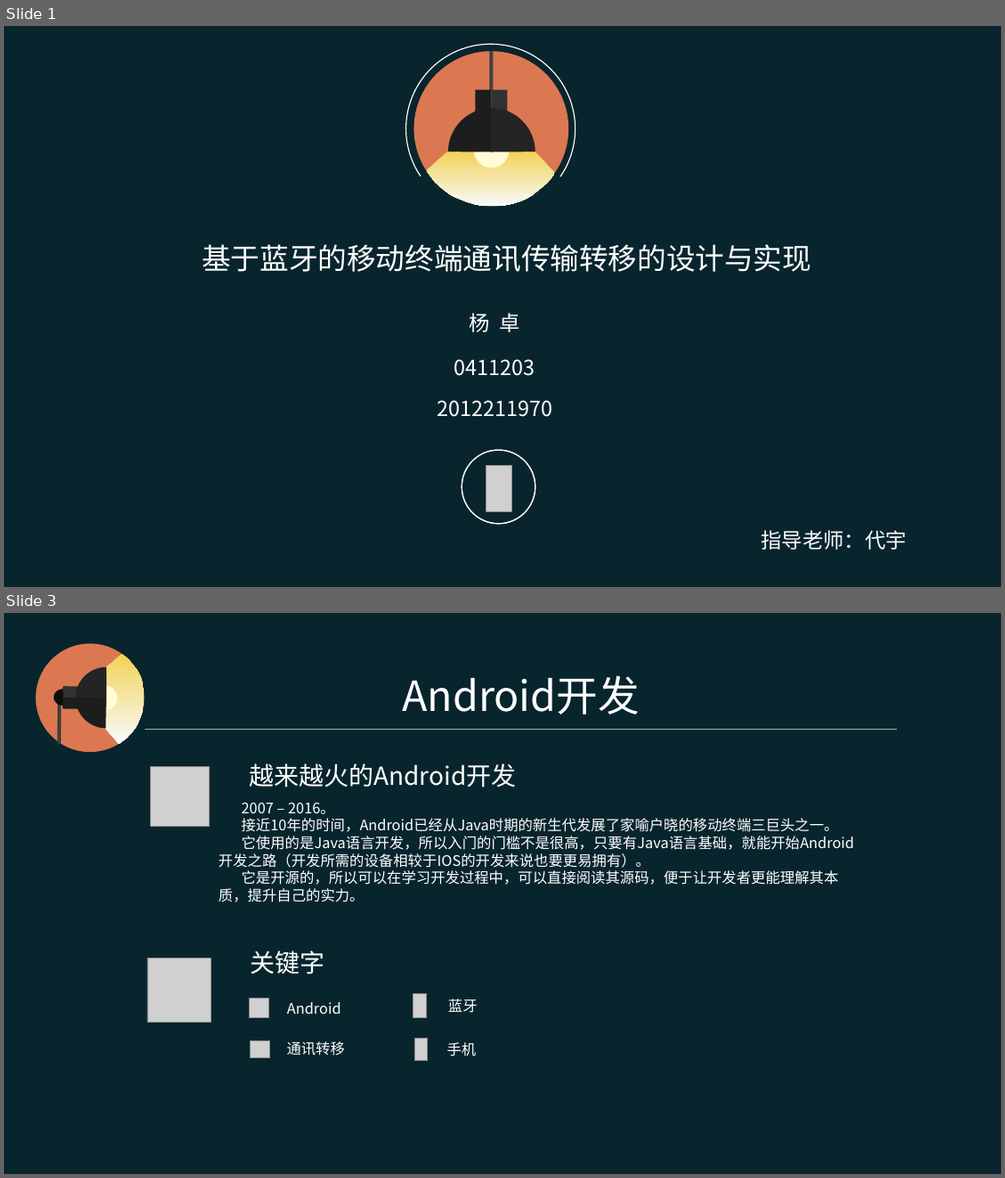
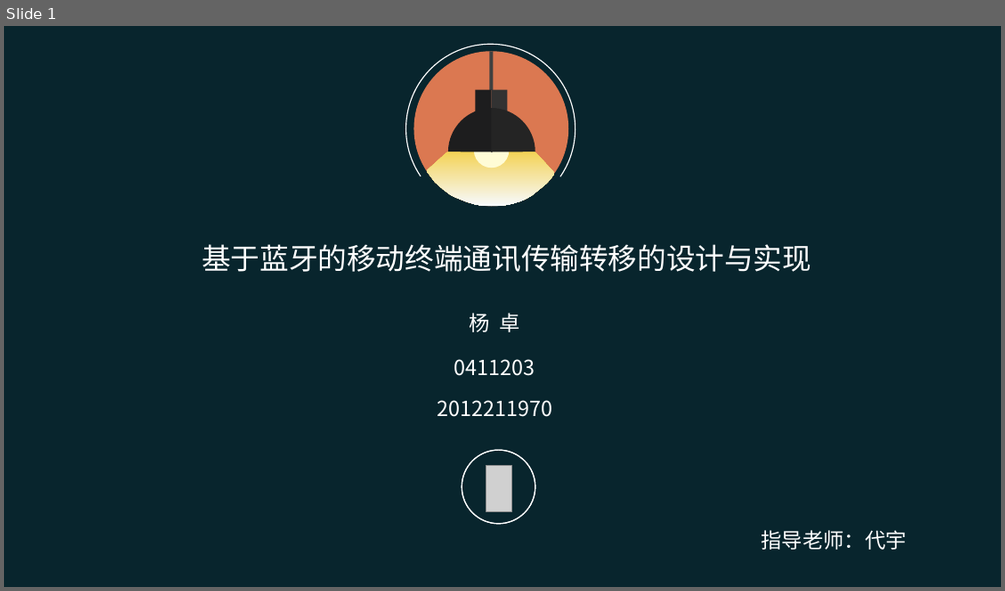
Before and after one commit to YoungDroid/BluetoothTranslation, a slide deck: 1-49.ppt. Shown one above the other, each under a label of ours: slides 1 and 3 before the commit, slide 1 after it; the slides between them are not shown. The pictures are 1005x1178 and 1005x591 pixels, drawn with LibreOffice and Linux fonts; fonts in the diff are those of the drawing; grey boxes stand for pictures. Boxes give left, top, right and bottom in pixels: in the first picture for what was removed or moved away, otherwise in the second. Text is boxed around its words. In the diff, an @@ line names an element or a change of style, - is before the commit and + after.

```diff
--- a/1-49.ppt
+++ b/1-49.ppt
@@ slide 3 removed at (4,613,1001,1174), background #08252D @@
@@ group removed at (34,643,145,753): 5 freeform shapes, 2 rectangles, 1 ellipse, 1 line @@
@@ text removed at (402,675,639,714) @@
-Android开发
@@ line removed from (146, 730) to (896, 730) @@
@@ picture removed at (150,767,209,826) @@
@@ text removed at (249,763,516,787) @@
-越来越火的Android开发
@@ text removed at (218,803,854,902) @@
-2007 – 2016。
-接近10年的时间，Android已经从Java时期的新生代发展了家喻户晓的移动终端三巨头之一。
-它使用的是Java语言开发，所以入门的门槛不是很高，只要有Java语言基础，就能开始Android开发之路（开发所需的设备相较于IOS的开发来说也要更易拥有）。
-它是开源的，所以可以在学习开发过程中，可以直接阅读其源码，便于让开发者更能理解其本质，提升自己的实力。
@@ picture removed at (147,958,211,1022) @@
@@ text removed at (251,950,325,974) @@
-关键字
@@ picture removed at (249,997,267,1017) @@
@@ text removed at (287,1002,341,1013) @@
-Android
@@ picture removed at (413,993,427,1017) @@
@@ text removed at (448,998,477,1013) @@
-蓝牙
@@ picture removed at (414,1038,427,1060) @@
@@ picture removed at (250,1040,269,1058) @@
@@ text removed at (287,1041,345,1055) @@
-通讯转移
@@ text removed at (447,1042,477,1056) @@
-手机
```
Also in this commit, not shown: 3 slides changed, 7 slides added, 1 other slide removed.
